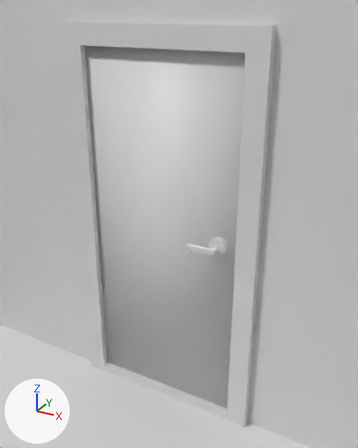
Before and after pictures for a commit that changed the Blender file Content/BlenderModels/room.blend.
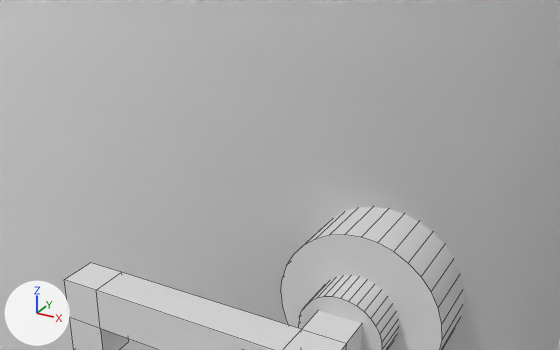
There are two pictures of each version: one from a 50 mm lens placed at (1.142, 0.085, 2.015), pointed at (0.101, 1.979, 1.068), one close up from a 50 mm lens placed at (0.428, 1.665, 1.209), pointed at (0.228, 2.029, 1.027). The axes (+X, +Y, +Z) are drawn at lower left. The lights are the same throughout. The close-ups show mesh edges as thin lines.

The first close-up shows 'Door', 'Handle'.
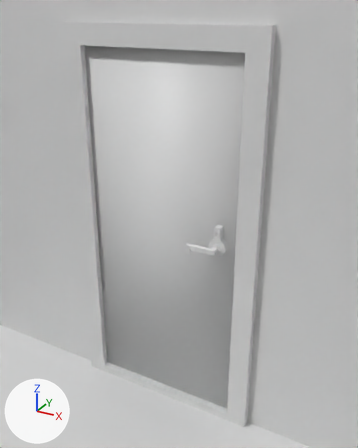
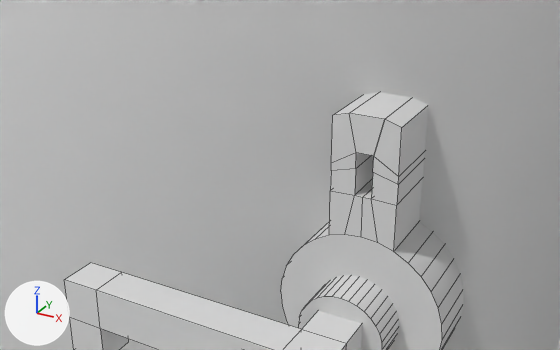
Changed parts and their boxes (x1, y1, x2, y2) in the close-ups (560 x 350 px; the box of a moved part takes in the faces that stretch with it):
```json
{"object": "Handle", "change": "reshaped, modifiers changed", "before": [64, 207, 464, 350], "after": [64, 92, 464, 350]}
{"part": 1, "of": "me_cube_005", "change": "moved or reshaped", "before": [330, 207, 419, 252], "after": [329, 92, 428, 252]}
```

Scene script edits in JSON lines:
```json
{"block": "me_cube_005", "where": "# used by ob_handle; location = (0.31, 2.05, 1.0)"}
{"op": "remove", "block": "me_cube_005", "code": "me_cube_005.from_pydata(...)  # 272 vertices, 176 faces; spans x -0.131..0.042, y -0.15..0.15, z -0.042..0.042"}
{"op": "add", "block": "me_cube_005", "code": "me_cube_005.from_pydata(...)  # 190 vertices, 126 faces; spans x -0.131..0.042, y -0.15..0.0, z -0.042..0.1"}
{"block": "me_cube_005", "change": "me_cube_005 part 1"}
{"block": "me_cube_005", "change": "32 vertices are removed from x -0.042..0.042, y 0.094, z -0.042..0.042"}
{"block": "me_cube_005", "change": "37 faces are deleted"}
{"block": "me_cube_005", "change": "27 vertices are added at x -0.016..0.016, y -0.094..0.0, z 0.061..0.1"}
{"block": "me_cube_005", "change": "11 new vertices lie (0.0, 0.094, 0.0) away from vertices in x -0.008..0.008, y -0.094, z 0.062..0.1"}
{"block": "me_cube_005", "change": "42 new faces join them"}
{"op": "add", "block": "ob_handle", "code": "_m = ob_handle.modifiers.new('Mirror', 'MIRROR')"}
{"op": "add", "block": "ob_handle", "code": "_m.use_axis = (False, True, False)"}
```
